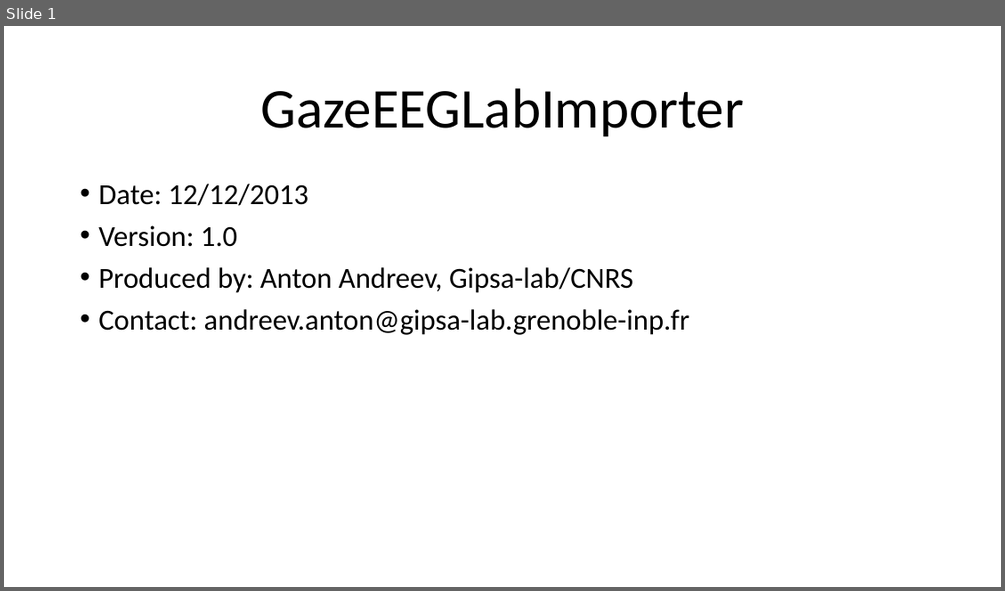
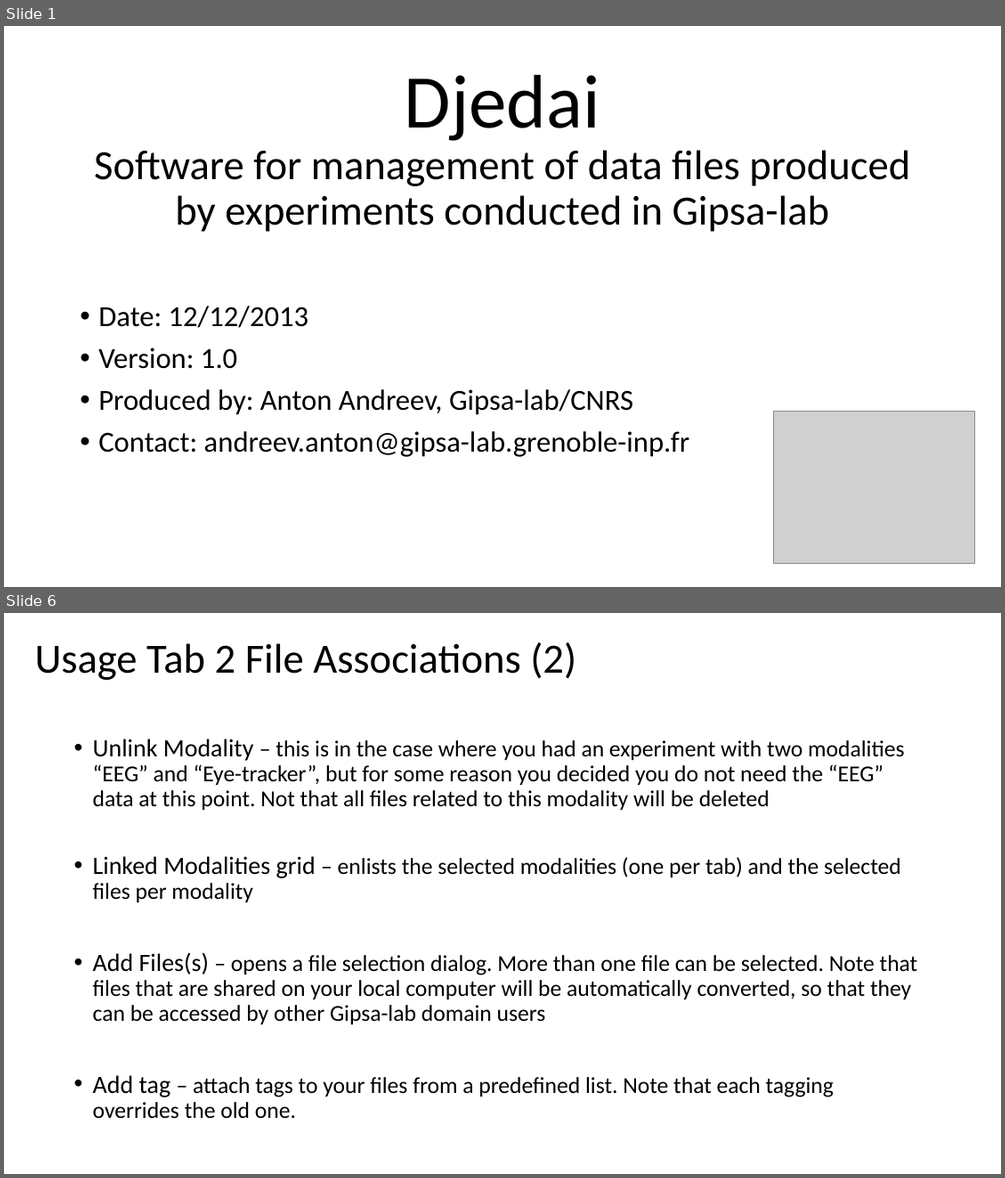
Before and after one commit to sssandyad/adastra, a slide deck: src_ebd_tool/docs/Help_djedai.pptx. Shown one above the other, each under a label of ours: slide 1 before the commit, slides 1 and 6 after it; the slides between them are not shown. The pictures are 1005x591 and 1005x1178 pixels, drawn with LibreOffice and Linux fonts; fonts in the diff are those of the drawing; grey boxes stand for pictures. Boxes give left, top, right and bottom in pixels: in the first picture for what was removed or moved away, otherwise in the second. Text is boxed around its words. In the diff, an @@ line names an element or a change of style, - is before the commit and + after.

```diff
--- a/src_ebd_tool/docs/Help_djedai.pptx
+++ b/src_ebd_tool/docs/Help_djedai.pptx
@@ slide 6 added at [4, 613, 1001, 1174], background #FFFFFF @@
@@ text added at [35, 642, 576, 680], 40 pt, text #000000 @@
+Usage Tab 2 File Associations (2)
@@ text added at [93, 738, 918, 1119], 22 pt, text #000000 @@
+• Unlink Modality – this is in the case where you had an experiment with two modalities “EEG” and “Eye-tracker”, but for some reason you decided you do not need the “EEG” data at this point. Not that all files related to this modality will be deleted
+• Linked Modalities grid – enlists the selected modalities (one per tab) and the selected files per modality
+• Add Files(s) – opens a file selection dialog. More than one file can be selected. Note that files that are shared on your local computer will be automatically converted, so that they can be accessed by other Gipsa-lab domain users
+• Add tag – attach tags to your files from a predefined list. Note that each tagging overrides the old one.
@@ slide 1 changed as well @@
@@ title at [94, 75, 910, 232]: text changed; size 54 to 40 pt @@
-GazeEEGLabImporter
+Djedai
+Software for management of data files produced by experiments conducted in Gipsa-lab
@@ text "Date: 12/12/2013": place and size @@
-text "Date: 12/12/2013" at [98, 184, 689, 335]
+text "Date: 12/12/2013" at [98, 305, 689, 457]
@@ picture added at [774, 411, 975, 563] @@
```
Also in this commit, not shown: 4 other slides added, 4 slides removed.
